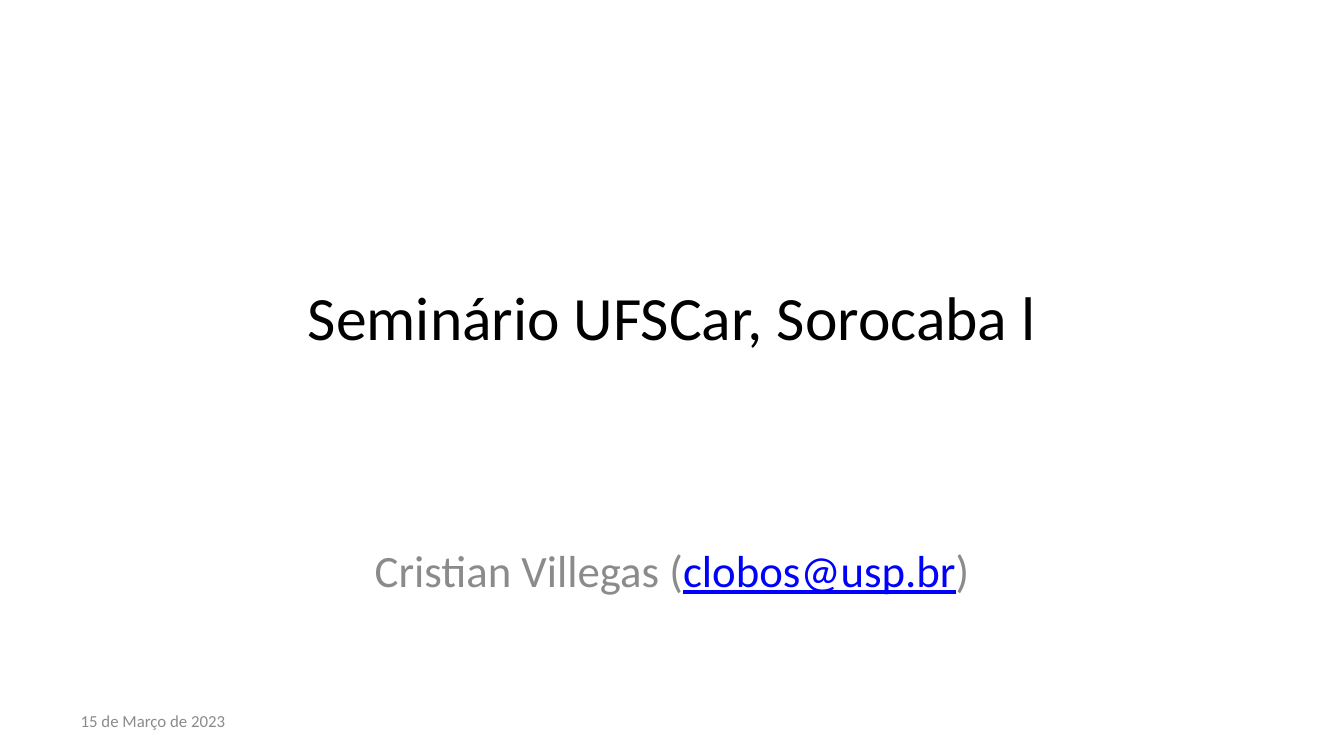
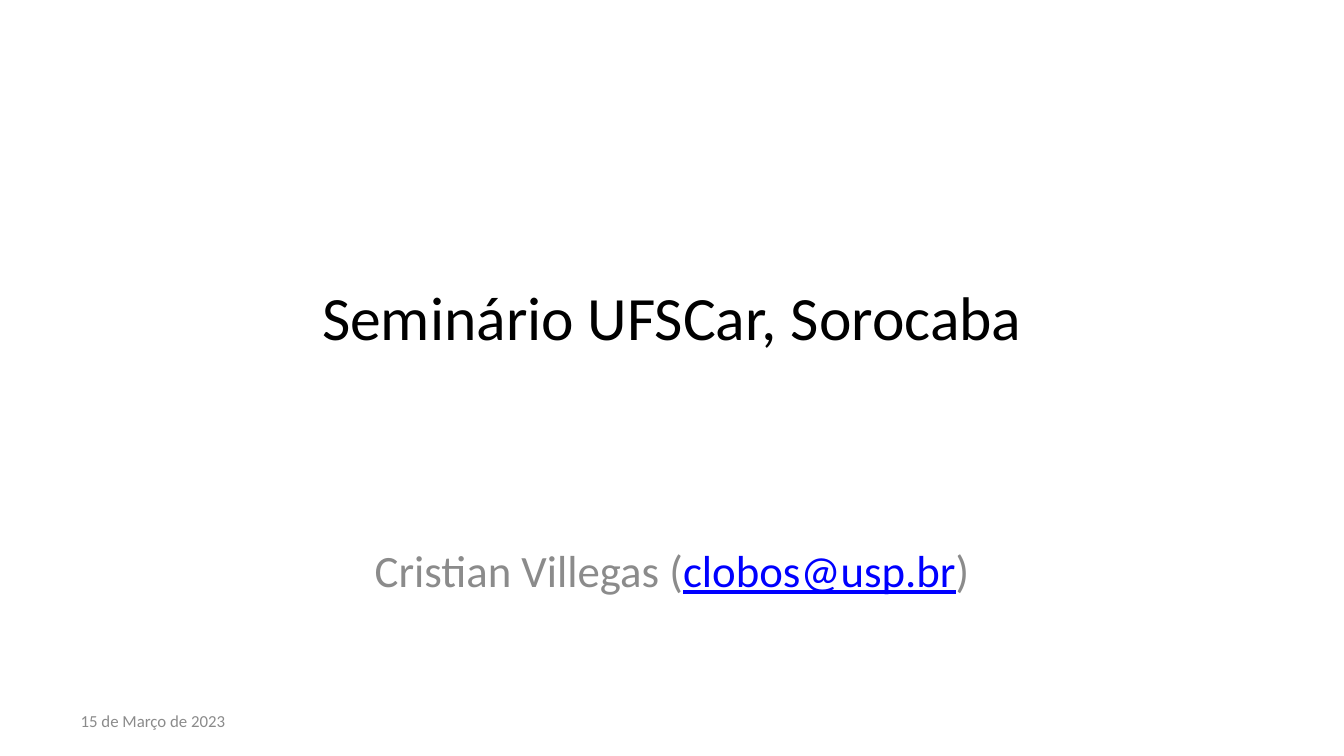
Before and after one commit to clobos/UFSCar_Sorocaba_15_03_23, a slide deck: slide 1 of slides_UFSCar.pptx. Drawn at 1344x756 pixels with LibreOffice and Linux fonts; fonts in the diff are those of the drawing. Boxes give left, top, right and bottom in pixels: in the first picture for what was removed or moved away, otherwise in the second. Text is boxed around its words. In the diff, an @@ line names an element or a change of style, - is before the commit and + after.

Commit message:
Changed layout presentation

```diff
--- a/slides_UFSCar.pptx
+++ b/slides_UFSCar.pptx
@@ title at [322, 297, 1021, 348]: text changed @@
-Seminário UFSCar, Sorocaba l
+Seminário UFSCar, Sorocaba
```
Also in this commit, not shown: 4 other files.
